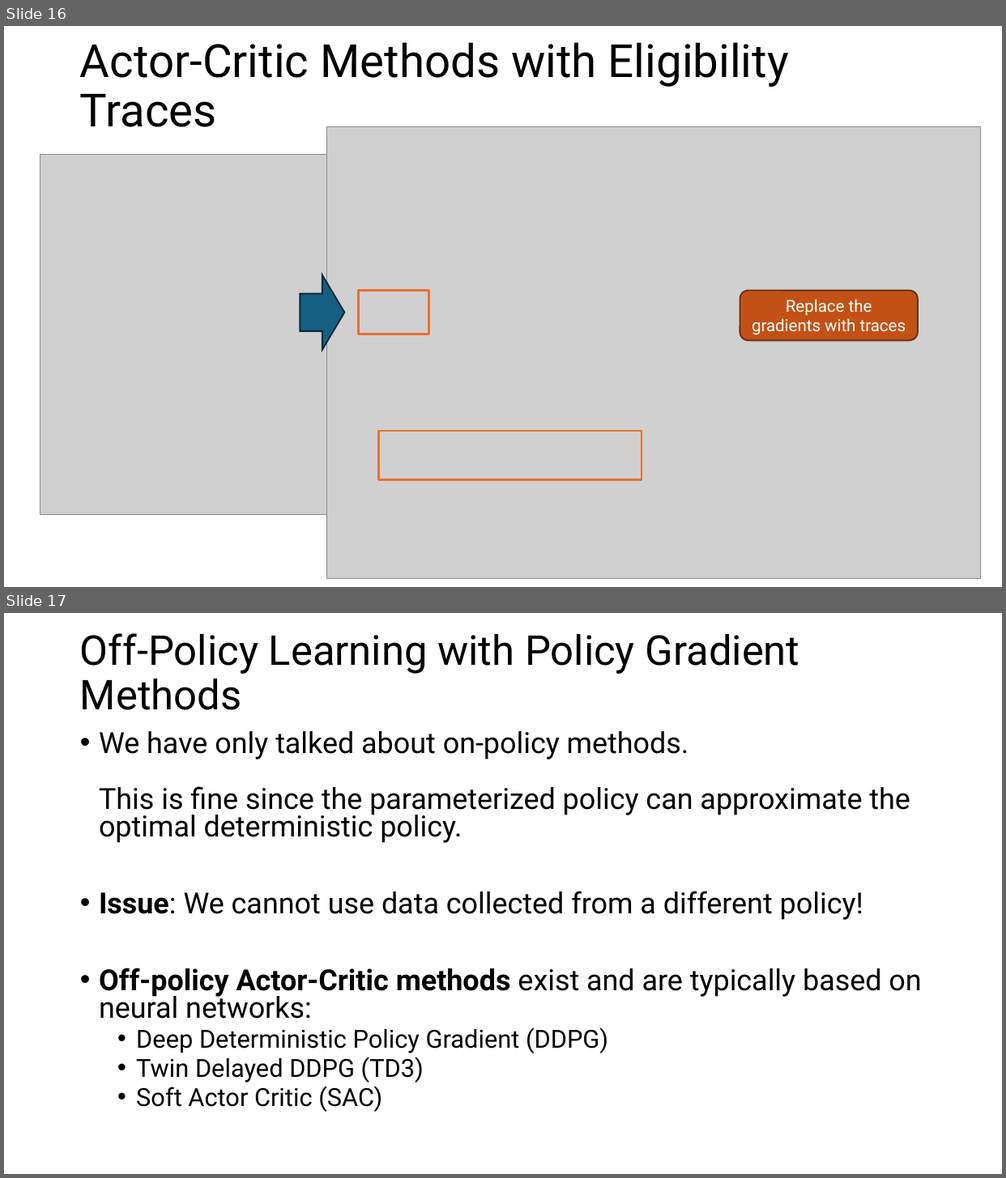
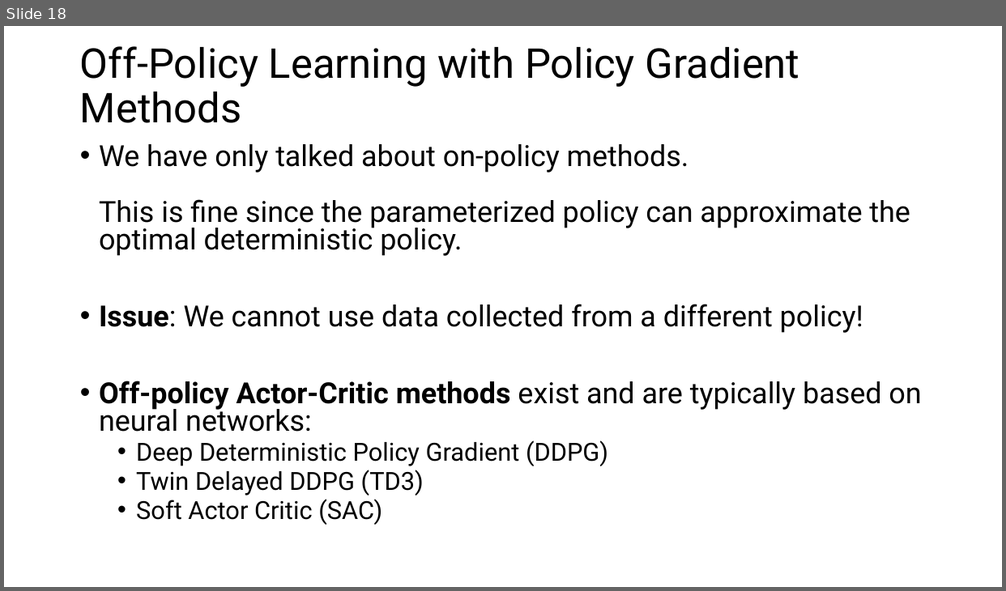
Before and after one commit to mhahsler/Introduction_to_Reinforcement_Learning, a slide deck: slides/Lecture_Chapter13.pptx. Shown one above the other, each under a label of ours: slides 16 and 17 before the commit, slide 18 after it. The pictures are 1006x1178 and 1006x591 pixels, drawn with LibreOffice and Linux fonts; fonts in the diff are those of the drawing; grey boxes stand for pictures. Boxes give left, top, right and bottom in pixels: in the first picture for what was removed or moved away, otherwise in the second. Text is boxed around its words. In the diff, an @@ line names an element or a change of style, - is before the commit and + after.

```diff
--- a/slides/Lecture_Chapter13.pptx
+++ b/slides/Lecture_Chapter13.pptx
@@ slide 16 removed at box(4, 26, 1002, 587), background #FFFFFF @@
@@ title removed at box(80, 42, 789, 127) @@
-Actor-Critic Methods with Eligibility Traces
@@ picture removed at box(326, 126, 980, 578) @@
@@ picture removed at box(40, 155, 677, 515) @@
@@ right arrow removed at box(300, 275, 345, 350) @@
@@ rectangle removed at box(359, 290, 429, 335) @@
@@ rounded rectangle removed at box(740, 290, 918, 340) @@
-Replace the gradients with traces
@@ rectangle removed at box(379, 431, 641, 480) @@
@@ what was slide 17 is now slide 18 @@
```
Also in this commit, not shown: 5 slides changed, 3 slides added, 1 other slide removed, 3 other files.
